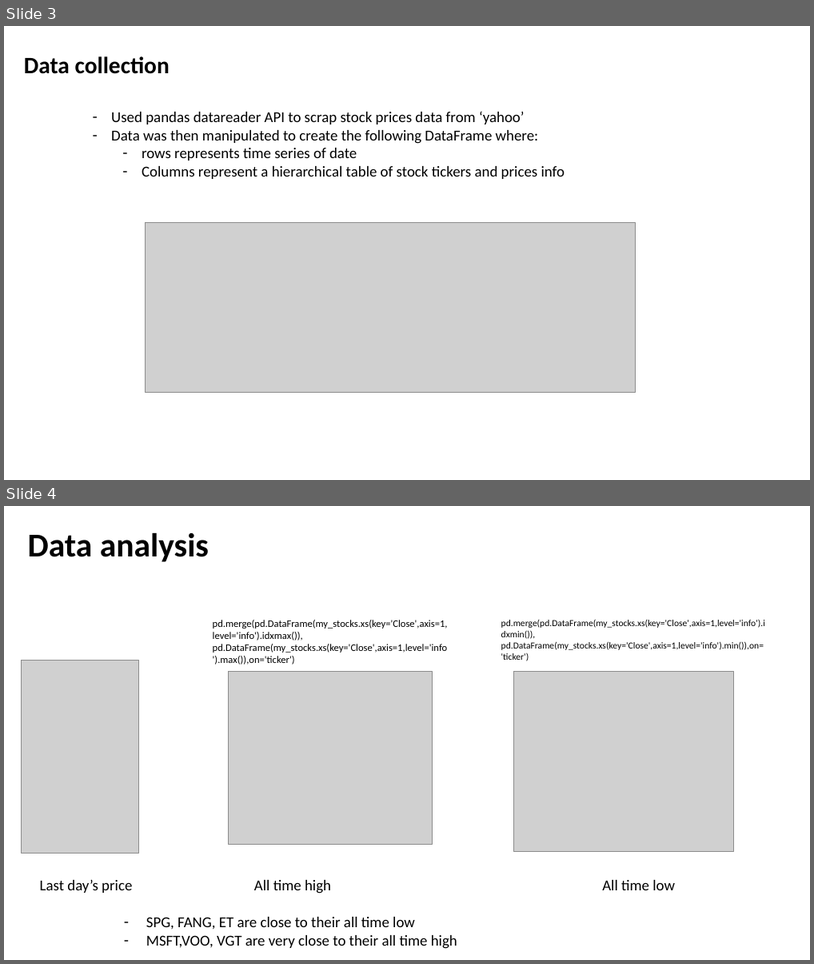
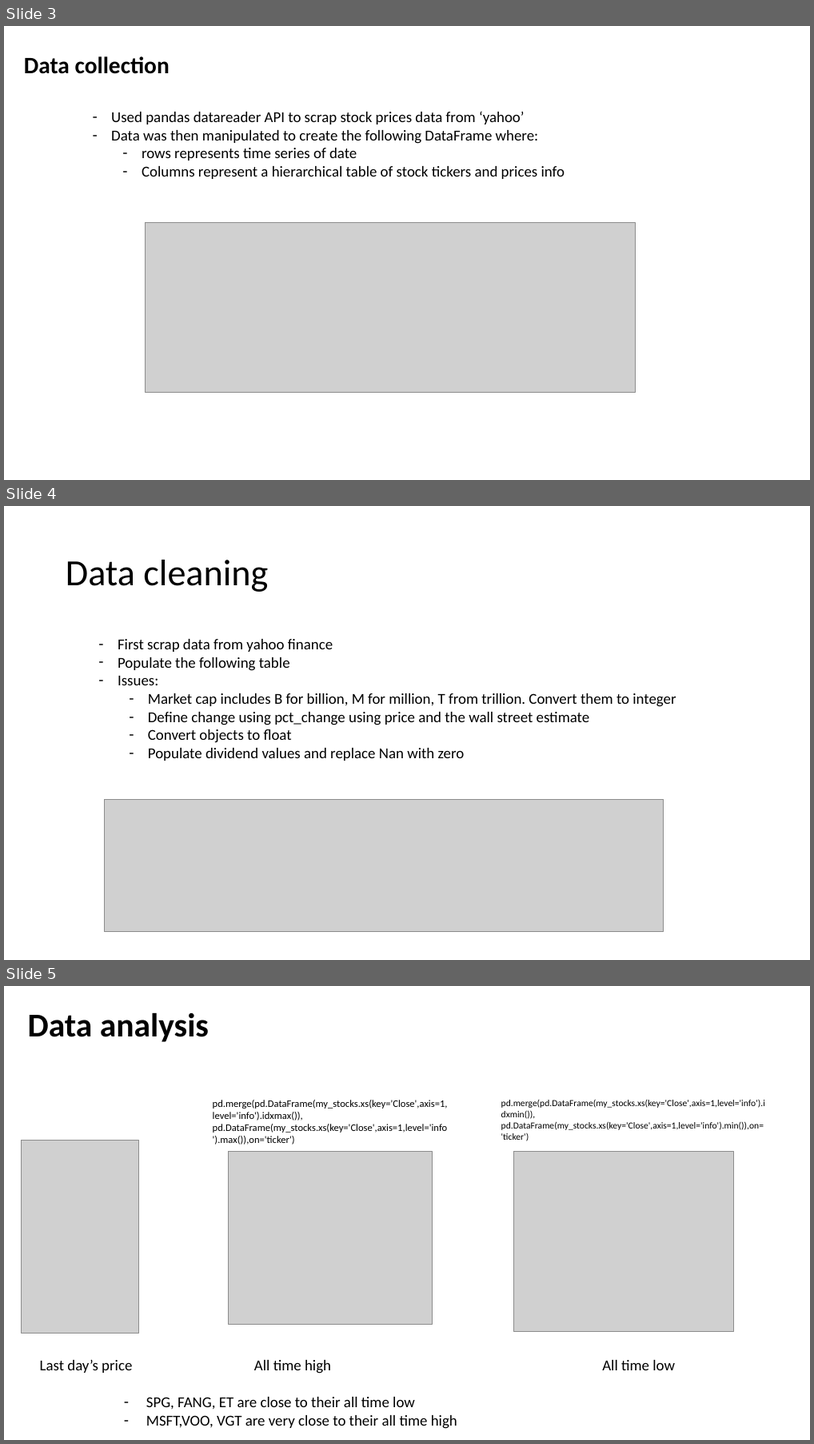
Before and after one commit to rashuvro/Data_science_journey, a slide deck: springboard/capstone 2/capstone 2 slides.pptx. Shown one above the other, each under a label of ours: slides 3 and 4 before the commit, slides 3, 4 and 5 after it. The pictures are 814x964 and 814x1444 pixels, drawn with LibreOffice and Linux fonts; fonts in the diff are those of the drawing; grey boxes stand for pictures. Boxes give left, top, right and bottom in pixels: in the first picture for what was removed or moved away, otherwise in the second. Text is boxed around its words. In the diff, an @@ line names an element or a change of style, - is before the commit and + after.

```diff
--- a/springboard/capstone 2/capstone 2 slides.pptx
+++ b/springboard/capstone 2/capstone 2 slides.pptx
@@ slide 4 added at (x1=4, y1=506, x2=810, y2=960), background #FFFFFF @@
@@ title added at (x1=66, y1=560, x2=268, y2=592), 44 pt, text #000000 @@
+Data cleaning
@@ text added at (x1=118, y1=639, x2=676, y2=760), 18 pt, text #000000 @@
+– First scrap data from yahoo finance
+– Populate the following table
+– Issues:
+  – Market cap includes B for billion, M for million, T from trillion. Convert them to integer
+  – Define change using pct_change using price and the wall street estimate
+  – Convert objects to float
+  – Populate dividend values and replace Nan with zero
@@ picture added at (x1=105, y1=799, x2=664, y2=932) @@
@@ what was slide 4 is now slide 5 @@
```
Also in this commit, not shown: 1 slide changed, 12 other slides added, 3 other files.
